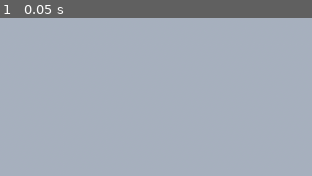
Above: before the commit, frame 1.
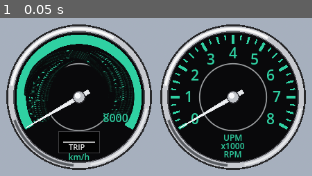
Above: after the commit, the same moment.

Repository: jandohnal/Stuttgart-speed-2026
Game: Godot game, scene res://scenes/main.tscn
Same seed, same stepped clock (60 frames per second), same inputs: the game is played once before the commit and once after it.
Inputs:
- Up to frame 1 (0.05 s): no input

The runs differ from the first frame. In frame 1, 67% of the frame differs, in the area x 1-99%, y 3-97%.

Commit message:
Fix sinking body, add round gauges and smooth engine speed on shifts
Suspension: wheel rays are cast every tick from the current transform (the
RayCast3D result was two ticks old, so at speed the contact lay behind the
wheel and the body sank to the road). Springs are preloaded to the model's
ride height (1.7 Hz, 8 cm bump, 10 cm droop) and the body collides as the
convex hull of its meshes without the wheels.

HUD: procedurally drawn rev counter and speedometer (gauge.gd) with scales
from the car data; engine speed now follows a clutch curve during shifts.
The drive test reports suspension travel, bump stop time and gear shifts.

Co-Authored-By: Claude Opus 5.5 <noreply@anthropic.com>

Diff:
--- a/game/scripts/car.gd
+++ b/game/scripts/car.gd
@@ -12,11 +12,13 @@
 const GRAVITY := 9.81
 const AIR_DENSITY := 1.225
 
-@export var suspension_travel := 0.12  ## m up and down from the design ride height
+@export var bump_travel := 0.08  ## m the wheel can move up from the model's ride height
+@export var droop_travel := 0.10  ## m the wheel can drop below it
+@export var ride_frequency := 1.7  ## Hz, sets the spring rate; springs are preloaded to the model's ride height
 @export var damping_ratio := 0.35
 @export var anti_roll_front := 1.0  ## anti-roll bar stiffness relative to the spring rate
 @export var anti_roll_rear := 0.3  ## 356: front bar only, rear swing axle without one
-@export var bump_stop_rate := 10.0  ## stiffness multiplier in the last 10 % of travel
+@export var bump_stop_rate := 10.0  ## stiffness multiplier in the last 25 % of bump travel
 @export var grip := 1.0  ## multiplier on the friction coefficient derived from .sim 0x0F4
 @export var grip_base := 0.444  ## mu = grip_base + grip_per_sim * 0x0F4 (356 A 1.15 -> 0.85, 2.0 -> 1.15)
 @export var grip_per_sim := 0.353
@@ -36,6 +38,9 @@
 @export var drivetrain_efficiency := 0.85
 @export var drag_area := 0.6  ## Cd * frontal area, m2 (356: ~0.37 * 1.6)
 @export var shift_time := 0.35  ## s without drive while shifting
+@export var rev_drop_rate := 2500.0  ## rpm/s, engine falling off throttle with the clutch open
+@export var rev_rise_rate := 6000.0  ## rpm/s, throttle blip on a downshift
+@export var clutch_sync_rate := 6000.0  ## rpm/s, engine pulled to the new gear as the clutch closes
 
 var params: Dictionary = {}
 var wheels: Array[Wheel] = []
@@ -64,6 +69,7 @@
 
 var _shift_timer := 0.0
 var _since_shift := 10.0
+var _clutch_slipping := false  ## engine still being pulled to the new gear after a shift
 var _last_velocity := Vector3.ZERO
 
 
@@ -112,7 +118,7 @@
 	var unknown: Dictionary = params.get("unknown", {})
 	mu = (grip_base + grip_per_sim * float(unknown.get("0x0F4", 1.15))) * grip
 	engine_inertia = float(unknown.get("0x058", 90.0)) / 1000.0
-	spring_rate = mass * GRAVITY / 4.0 / suspension_travel
+	spring_rate = mass / 4.0 * pow(TAU * ride_frequency, 2.0)
 	damper_rate = 2.0 * damping_ratio * sqrt(spring_rate * mass / 4.0)
 	if model != null:
 		add_child(model)
@@ -134,6 +140,8 @@
 	global_transform = xf
 	gear = 1
 	steer = 0.0
+	_shift_timer = 0.0
+	_clutch_slipping = false
 	for w in wheels:
 		w.omega = 0.0
 
@@ -150,25 +158,37 @@
 	return xf
 
 
+## Body collision: convex hull of the body meshes (wheels excluded, they are rays), so the
+## rounded corners and the real sill height (356: 0.19 m) are kept.
 func _build_collision(model: Node3D) -> void:
-	var box := AABB()
-	var first := true
+	var points := PackedVector3Array()
 	for child in model.find_children("*", "MeshInstance3D", true, false):
 		var mi := child as MeshInstance3D
-		var b := _relative_transform(mi, model) * mi.get_aabb()
-		box = b if first else box.merge(b)
-		first = false
-	if first:
-		box = AABB(Vector3(-0.8, 0.0, -2.0), Vector3(1.6, 1.3, 4.0))
-	# Keep the body box above the wheels' contact patch so only the rays touch the road.
-	var bottom := maxf(box.position.y, wheel_radius * 1.1)
-	var top := box.end.y
-	var shape := BoxShape3D.new()
-	shape.size = Vector3(box.size.x, top - bottom, box.size.z)
+		if _is_wheel_part(mi.name) or mi.mesh == null:
+			continue
+		var xf := _relative_transform(mi, model)
+		for surface in mi.mesh.get_surface_count():
+			var arrays := mi.mesh.surface_get_arrays(surface)
+			for p: Vector3 in arrays[Mesh.ARRAY_VERTEX]:
+				points.append(xf * p)
 	var col := CollisionShape3D.new()
-	col.shape = shape
-	col.position = Vector3(box.get_center().x, (top + bottom) / 2.0, box.get_center().z)
+	if points.is_empty():
+		var box := BoxShape3D.new()
+		box.size = Vector3(1.6, 1.0, 4.0)
+		col.shape = box
+		col.position = Vector3(0.0, 0.7, 0.0)
+	else:
+		var hull := ConvexPolygonShape3D.new()
+		hull.points = points
+		col.shape = hull
 	add_child(col)
+
+
+func _is_wheel_part(node_name: String) -> bool:
+	for prefix in ["WheelFront", "WheelRear", "WheelShadow", "Tread"]:
+		if node_name.begins_with(prefix):
+			return true
+	return false
 
 
 func _find_wheels(model: Node3D) -> void:
@@ -200,8 +220,8 @@
 	w.center = center
 	w.front = front
 	w.ray = RayCast3D.new()
-	w.ray.position = center + Vector3.UP * suspension_travel
-	w.ray.target_position = Vector3.DOWN * (2.0 * suspension_travel + wheel_radius)
+	w.ray.position = center + Vector3.UP * bump_travel
+	w.ray.target_position = Vector3.DOWN * (bump_travel + droop_travel + wheel_radius)
 	add_child(w.ray)
 	wheels.append(w)
 	return w
@@ -323,25 +343,42 @@
 			driven += 1
 	if driven > 0:
 		omega /= driven
-	rpm = absf(omega * _gear_ratio() * final_drive) * 60.0 / TAU
+	var wheel_rpm := absf(omega * _gear_ratio() * final_drive) * 60.0 / TAU
 	_since_shift += delta
 	if gear > 0 and _shift_timer <= 0.0 and _since_shift > 1.0:
 		var ratio := gear_ratios[gear - 1]
 		if gear < gear_ratios.size():
 			# Up when the next gear gives at least as much wheel torque (or at the limiter).
 			var next := gear_ratios[gear]
-			if rpm > redline * 0.95 or (rpm > redline * 0.6 and throttle > 0.5
-					and _torque_at(rpm * next / ratio) * next >= _torque_at(rpm) * ratio):
+			if wheel_rpm > redline * 0.95 or (wheel_rpm > redline * 0.6 and throttle > 0.5
+					and _torque_at(wheel_rpm * next / ratio) * next >= _torque_at(wheel_rpm) * ratio):
 				_shift(gear + 1)
-		if gear > 1 and _shift_timer <= 0.0 and rpm < redline * 0.5 \
-				and rpm * gear_ratios[gear - 2] / ratio < redline * 0.8:
+		if gear > 1 and _shift_timer <= 0.0 and wheel_rpm < redline * 0.5 \
+				and wheel_rpm * gear_ratios[gear - 2] / ratio < redline * 0.8:
 			_shift(gear - 1)
-	rpm = clampf(rpm, IDLE_RPM, redline)
+		if _shift_timer > 0.0:
+			wheel_rpm *= _gear_ratio() / ratio  # the gear just selected
+	_update_engine_speed(delta, clampf(wheel_rpm, IDLE_RPM, redline))
+
+
+## Engine speed. Locked to the driven wheels while the clutch is engaged; during a shift the
+## clutch is open and the engine falls off throttle (upshift) or is blipped up (downshift)
+## towards the new gear's speed, then the closing clutch pulls it the rest of the way.
+func _update_engine_speed(delta: float, target: float) -> void:
+	if _shift_timer > 0.0:
+		var rate := rev_drop_rate if target < rpm else rev_rise_rate
+		rpm = move_toward(rpm, target, rate * delta)
+	elif _clutch_slipping:
+		rpm = move_toward(rpm, target, clutch_sync_rate * delta)
+		_clutch_slipping = absf(rpm - target) > 1.0
+	else:
+		rpm = target
 
 
 func _shift(to: int) -> void:
 	gear = to
 	_shift_timer = shift_time
+	_clutch_slipping = true
 	_since_shift = 0.0
 
 
@@ -362,6 +399,9 @@
 
 
 func _update_contact(w: Wheel, delta: float) -> void:
+	# Cast now, from the current body transform: the node's own result is a couple of physics
+	# ticks old, which at speed put the contact behind the wheel and let the body sink.
+	w.ray.force_raycast_update()
 	w.contact = w.ray.is_colliding()
 	if not w.contact:
 		w.compression = 0.0
@@ -369,7 +409,7 @@
 		return
 	w.point = w.ray.get_collision_point()
 	w.normal = w.ray.get_collision_normal()
-	var compression := 2.0 * suspension_travel + wheel_radius - w.ray.global_position.distance_to(w.point)
+	var compression := bump_travel + droop_travel + wheel_radius - w.ray.global_position.distance_to(w.point)
 	w.compression_speed = (compression - w.compression) / delta
 	w.compression = compression
 
@@ -390,10 +430,12 @@
 		w.spin = fmod(w.spin + w.omega * delta, TAU)
 		_update_visual(w)
 		return
-	var wheel_load := spring_rate * w.compression + damper_rate * w.compression_speed
-	var stop_start := 2.0 * suspension_travel * 0.9
-	if w.compression > stop_start:
-		wheel_load += spring_rate * bump_stop_rate * (w.compression - stop_start)
+	# Preloaded spring: carries a quarter of the weight at the model's ride height (lift 0).
+	var lift := w.compression - droop_travel
+	var wheel_load := mass * GRAVITY / 4.0 + spring_rate * lift + damper_rate * w.compression_speed
+	var stop_start := bump_travel * 0.75
+	if lift > stop_start:
+		wheel_load += spring_rate * bump_stop_rate * (lift - stop_start)
 	if w.partner != null:
 		var bar := anti_roll_front if w.front else anti_roll_rear
 		wheel_load += spring_rate * bar * (w.compression - w.partner.compression)
@@ -453,7 +495,7 @@
 
 
 func _update_visual(w: Wheel) -> void:
-	var lift := w.compression - suspension_travel
+	var lift := w.compression - droop_travel
 	var steer_basis := Basis(Vector3.UP, steer if w.front else 0.0)
 	var spin_basis := Basis(Vector3.RIGHT, -w.spin)
 	for i in w.visuals.size():
--- /dev/null
+++ b/game/scripts/gauge.gd
@@ -0,0 +1,209 @@
+class_name Gauge
+extends Control
+## Round analogue dial in a classic style: chrome bezel, black face, teal scale with a fan of
+## concentric arcs, red hatched zone, grey inner circle, silver needle. Drawn procedurally,
+## scales with the control size. The needle follows `value` as a damped spring.
+
+const TEAL := Color("2fd0a2")
+const RED := Color("e0352f")
+const RING_GREY := Color(0.62, 0.63, 0.64)
+const FACE := Color(0.035, 0.038, 0.042)
+const START_ANGLE := deg_to_rad(150.0)  ## value 0, lower left (screen angles, clockwise from +x)
+const SWEEP := deg_to_rad(240.0)
+
+@export var max_value := 8000.0:
+	set(v):
+		max_value = v
+		queue_redraw()
+@export var major_step := 1000.0:  ## numbered, long ticks
+	set(v):
+		major_step = v
+		queue_redraw()
+@export var minor_divisions := 4:  ## ticks per major step; with an even count the middle one is longer
+	set(v):
+		minor_divisions = v
+		queue_redraw()
+@export var label_divisor := 1000.0:  ## scale numbers are value / label_divisor
+	set(v):
+		label_divisor = v
+		queue_redraw()
+@export var band_from := INF:  ## fan of concentric arcs between these values, INF for none
+	set(v):
+		band_from = v
+		queue_redraw()
+@export var band_to := INF:
+	set(v):
+		band_to = v
+		queue_redraw()
+@export var band_lines := 8
+@export var red_from := INF:  ## start of the red hatched zone, INF for none
+	set(v):
+		red_from = v
+		queue_redraw()
+@export var red_to := INF:
+	set(v):
+		red_to = v
+		queue_redraw()
+@export_multiline var caption := "":
+	set(v):
+		caption = v
+		queue_redraw()
+@export var sub_text := "":  ## small boxed readout in the lower half (gear)
+	set(v):
+		if v != sub_text:
+			sub_text = v
+			queue_redraw()
+@export var odometer := false  ## draw the odometer window with odo_text and trip_text
+@export var odo_text := "":
+	set(v):
+		if v != odo_text:
+			odo_text = v
+			queue_redraw()
+@export var trip_text := "":
+	set(v):
+		if v != trip_text:
+			trip_text = v
+			queue_redraw()
+@export var value := 0.0  ## target; the needle follows it with some inertia
+@export var needle_frequency := 12.0  ## rad/s, natural frequency of the damped needle (0 = instant)
+@export var needle_damping := 0.85  ## below 1 the needle overshoots slightly, like a real one
+
+var _needle := 0.0
+var _needle_velocity := 0.0
+var _drawn := 0.0
+var _font: Font
+
+
+func _ready() -> void:
+	var f := SystemFont.new()
+	f.font_names = PackedStringArray(["DIN Alternate", "Futura", "Helvetica Neue", "Arial"])
+	f.font_weight = 700
+	_font = f
+
+
+func _process(delta: float) -> void:
+	if needle_frequency <= 0.0:
+		_needle = value
+		_needle_velocity = 0.0
+	else:
+		# Spring-damper, substepped so a long frame stays stable.
+		var steps := ceili(delta * needle_frequency * 4.0)
+		var h := delta / maxi(steps, 1)
+		for i in steps:
+			var accel := needle_frequency * needle_frequency * (value - _needle) \
+					- 2.0 * needle_damping * needle_frequency * _needle_velocity
+			_needle_velocity += accel * h
+			_needle += _needle_velocity * h
+	if absf(_needle - _drawn) > max_value * 1e-4:
+		queue_redraw()
+
+
+func _angle(v: float) -> float:
+	return START_ANGLE + SWEEP * clampf(v / max_value, 0.0, 1.0)
+
+
+func _dir(v: float) -> Vector2:
+	return Vector2.from_angle(_angle(v))
+
+
+func _centered(text: String, pos: Vector2, font_size: int, color: Color, outline := 0) -> void:
+	var ts := _font.get_string_size(text, HORIZONTAL_ALIGNMENT_LEFT, -1, font_size)
+	var p := pos + Vector2(-ts.x * 0.5, font_size * 0.36)
+	if outline > 0:
+		draw_string_outline(_font, p, text, HORIZONTAL_ALIGNMENT_LEFT, -1, font_size, outline, FACE)
+	draw_string(_font, p, text, HORIZONTAL_ALIGNMENT_LEFT, -1, font_size, color)
+
+
+func _draw() -> void:
+	if _font == null:
+		_font = ThemeDB.fallback_font
+	var c := size * 0.5
+	var r := minf(size.x, size.y) * 0.5
+	var line := maxf(1.0, r * 0.012)
+
+	# Chrome bezel: dark edge, bright polished ring with highlights, shadowed lip.
+	draw_circle(c, r, Color(0.16, 0.16, 0.17))
+	draw_circle(c, r * 0.975, Color(0.78, 0.79, 0.81))
+	draw_arc(c, r * 0.94, deg_to_rad(190), deg_to_rad(300), 32, Color(1, 1, 1, 0.9), r * 0.035, true)
+	draw_arc(c, r * 0.94, deg_to_rad(10), deg_to_rad(80), 24, Color(1, 1, 1, 0.6), r * 0.03, true)
+	draw_arc(c, r * 0.94, deg_to_rad(95), deg_to_rad(160), 24, Color(0.35, 0.36, 0.38), r * 0.035, true)
+	draw_circle(c, r * 0.905, Color(0.3, 0.3, 0.32))
+	draw_circle(c, r * 0.89, FACE)
+
+	# Fan of concentric arcs; the ends step inwards so the band has slanted edges.
+	if band_from < band_to:
+		var stagger := (band_to - band_from) * 0.06
+		for i in band_lines:
+			var k := float(i) / maxf(band_lines - 1, 1)  # 0 outer, 1 inner
+			var rad := lerpf(r * 0.7, r * 0.5, k)
+			draw_arc(c, rad, _angle(band_from + stagger * k), _angle(band_to - stagger * k * 0.5), 48, TEAL, line * 1.3, true)
+
+	# Red zone: short radial strokes between the inner arcs and the ticks.
+	if red_from < red_to:
+		var strokes := 7
+		for i in strokes:
+			var d := _dir(lerpf(red_from, red_to, (i + 0.5) / strokes))
+			draw_line(c + d * r * 0.52, c + d * r * 0.7, RED, line * 1.6, true)
+
+	# Ticks.
+	var minor := major_step / maxf(1.0, minor_divisions)
+	var n := roundi(max_value / minor)
+	for i in n + 1:
+		var d := _dir(i * minor)
+		var tick_len := 0.07
+		var width := 0.02
+		if i % maxi(1, minor_divisions) == 0:
+			tick_len = 0.13
+			width = 0.04
+		elif minor_divisions % 2 == 0 and i % (minor_divisions / 2) == 0:
+			tick_len = 0.1
+			width = 0.026
+		draw_line(c + d * r * (0.86 - tick_len), c + d * r * 0.86, TEAL, r * width)
+
+	# Grey inner circle.
+	draw_arc(c, r * 0.46, 0.0, TAU, 96, RING_GREY, line * 1.2, true)
+
+	# Numbers, cut out of the arcs behind them.
+	var digits := str(roundi(max_value / label_divisor)).length()
+	var num_size := roundi(r * (0.2 if digits <= 2 else 0.15))
+	var v := 0.0
+	while v <= max_value + 0.5:
+		var label_r := 0.6 if digits <= 2 else 0.58
+		_centered(str(roundi(v / label_divisor)), c + _dir(v) * r * label_r, num_size, TEAL, roundi(r * 0.04))
+		v += major_step
+
+	# Lower half: odometer window or gear box, then caption.
+	var y := c.y + r * 0.56
+	if odometer:
+		var box := Rect2(c.x - r * 0.28, c.y + r * 0.47, r * 0.56, r * 0.3)
+		draw_rect(box, Color(0.01, 0.01, 0.01))
+		draw_rect(box, Color(0.25, 0.25, 0.26), false, line)
+		var os := roundi(r * 0.1)
+		_centered(odo_text, Vector2(c.x, box.position.y + box.size.y * 0.3), os, Color(0.92, 0.92, 0.92))
+		draw_line(Vector2(box.position.x + r * 0.06, box.get_center().y), Vector2(box.end.x - r * 0.06, box.get_center().y), Color(0.7, 0.7, 0.7), line)
+		_centered("TRIP  " + trip_text, Vector2(c.x, box.position.y + box.size.y * 0.74), os, Color(0.92, 0.92, 0.92))
+		y = box.end.y + r * 0.06
+	if sub_text != "":
+		var gs := roundi(r * 0.11)
+		var gbox := Rect2(c.x - r * 0.075, c.y + r * 0.22, r * 0.15, gs * 1.15)
+		draw_rect(gbox, TEAL, false, line)
+		_centered(sub_text, Vector2(c.x, gbox.get_center().y - gs * 0.04), gs, TEAL)
+	var cap_size := roundi(r * 0.11)
+	for text in caption.split("\n"):
+		_centered(text, Vector2(c.x, y), cap_size, TEAL)
+		y += cap_size * 1.0
+
+	# Needle: long tapered silver blade with a short tail, chrome centre dome.
+	_drawn = _needle
+	var d := _dir(_needle)
+	var side := d.orthogonal()
+	var tip := c + d * r * 0.84
+	var tail := c - d * r * 0.16
+	draw_colored_polygon(PackedVector2Array([
+		tail + side * r * 0.03, c + side * r * 0.032, tip + side * r * 0.006,
+		tip - side * r * 0.006, c - side * r * 0.032, tail - side * r * 0.03,
+	]), Color(0.9, 0.91, 0.92))
+	draw_line(c, tip, Color(1, 1, 1, 0.7), maxf(1.0, r * 0.008), true)
+	draw_circle(c, r * 0.085, Color(0.25, 0.25, 0.27))
+	draw_circle(c, r * 0.072, Color(0.75, 0.76, 0.78))
+	draw_circle(c + Vector2(-r, -r) * 0.02, r * 0.04, Color(0.97, 0.97, 0.98))
--- a/game/scripts/hud.gd
+++ b/game/scripts/hud.gd
@@ -1,18 +1,69 @@
 extends CanvasLayer
-## Minimal telemetry readout.
+## Rev counter and speedometer dials plus a small telemetry readout.
+
+const GAUGE_SIZE := 210.0
+const MARGIN := 16.0
 
 @export var car_path: NodePath
 
 @onready var car := get_node_or_null(car_path) as Car
 @onready var label: Label = $Label
 
+var rpm_gauge := Gauge.new()
+var speed_gauge := Gauge.new()
+var _scales_set := false
+var _distance_m := 0.0
 
-func _process(_delta: float) -> void:
+
+func _ready() -> void:
+	var box := HBoxContainer.new()
+	box.add_theme_constant_override("separation", 12)
+	box.set_anchors_and_offsets_preset(Control.PRESET_BOTTOM_RIGHT, Control.PRESET_MODE_MINSIZE)
+	box.grow_horizontal = Control.GROW_DIRECTION_BEGIN
+	box.grow_vertical = Control.GROW_DIRECTION_BEGIN
+	box.offset_right = -MARGIN
+	box.offset_bottom = -MARGIN
+	add_child(box)
+	for g: Gauge in [speed_gauge, rpm_gauge]:
+		g.custom_minimum_size = Vector2(GAUGE_SIZE, GAUGE_SIZE)
+		box.add_child(g)
+	rpm_gauge.caption = "UPM\nx1000\nRPM"
+	speed_gauge.caption = "km/h"
+	speed_gauge.major_step = 20.0
+	speed_gauge.minor_divisions = 4
+	speed_gauge.label_divisor = 1.0
+	speed_gauge.band_from = 40.0
+	speed_gauge.band_to = 70.0
+	speed_gauge.odometer = true
+
+
+## Scales come from the car data, which is loaded once the car is ready.
+func _set_scales() -> void:
+	rpm_gauge.max_value = ceilf(car.redline / 1000.0) * 1000.0 + 2000.0
+	rpm_gauge.red_from = car.redline
+	rpm_gauge.red_to = car.redline + 1000.0
+	rpm_gauge.band_from = roundf(car.redline / 3.0 / 500.0) * 500.0
+	rpm_gauge.band_to = car.redline
+	var top_kmh := 160.0
+	if not car.gear_ratios.is_empty():
+		var wheel_rpm := car.redline / (car.gear_ratios[-1] * car.final_drive)
+		top_kmh = maxf(top_kmh, wheel_rpm * TAU / 60.0 * car.wheel_radius * 3.6)
+	speed_gauge.max_value = ceilf(top_kmh / 20.0) * 20.0
+	_scales_set = true
+
+
+func _process(delta: float) -> void:
 	if car == null or car.telemetry.is_empty():
 		return
+	if not _scales_set:
+		_set_scales()
 	var t := car.telemetry
-	var gear_text := "R" if int(t["gear"]) == -1 else str(t["gear"])
-	label.text = "%d km/h   gear %s   %d rpm\nlat %.2f g   long %.2f g   steer %.1f°\nsteering assist %s\n" % [
-		roundi(t["speed_kmh"]), gear_text, t["rpm"], t["lat_g"], t["long_g"], t["steer_deg"],
-		"ON" if t["assist"] else "OFF",
+	rpm_gauge.value = t["rpm"]
+	speed_gauge.value = absf(t["speed_kmh"])
+	rpm_gauge.sub_text = "R" if int(t["gear"]) == -1 else str(t["gear"])
+	_distance_m += absf(float(t["speed_kmh"])) / 3.6 * delta
+	speed_gauge.odo_text = "%06d" % floori(_distance_m / 1000.0)
+	speed_gauge.trip_text = "%05d" % floori(_distance_m / 100.0)  # last digit is tenths of a km
+	label.text = "lat %.2f g   long %.2f g   steer %.1f°   steering assist %s\n" % [
+		t["lat_g"], t["long_g"], t["steer_deg"], "ON" if t["assist"] else "OFF",
 	] + "W/S throttle/brake  A/D steer  Space handbrake  R reset  F2 telemetry  F3 assist  F11 full screen"
--- a/game/tests/drive_test.gd
+++ b/game/tests/drive_test.gd
@@ -27,6 +27,12 @@
 var end_speed := 0.0
 var collisions := PackedStringArray()
 var corner_brakes := 0  ## physics ticks spent braking for corners
+var bump_stop_ticks := 0  ## physics ticks with any wheel in the bump stop
+var max_lift := -1.0  ## highest wheel position relative to the model's ride height, m
+var prev_rpm := -1.0
+var max_rpm_step := 0.0  ## largest engine speed change in one physics tick while accelerating, rpm
+var shifts := 0
+var prev_gear := 1
 
 
 func _ready() -> void:
@@ -48,6 +54,14 @@
 		var entry := "%s at %.1f s (%s, %s), %.0f km/h" % [what, t, phase, car.global_position.snapped(Vector3.ONE * 0.1), speed]
 		if collisions.size() < 10 and not collisions.has(entry) and not ",".join(collisions).contains(what):
 			collisions.append(entry)
+	if phase != "settle":
+		var on_stop := false
+		for w in car.wheels:
+			var lift: float = w.compression - car.droop_travel
+			max_lift = maxf(max_lift, lift)
+			on_stop = on_stop or lift > car.bump_travel * 0.75
+		if on_stop:
+			bump_stop_ticks += 1
 	match phase:
 		"settle":
 			if t >= SETTLE_TIME:
@@ -56,6 +70,12 @@
 				t = 0.0
 		"accelerate":
 			_steer_along_road()
+			if prev_rpm >= 0.0:
+				max_rpm_step = maxf(max_rpm_step, absf(car.rpm - prev_rpm))
+			prev_rpm = car.rpm
+			if car.gear != prev_gear:
+				shifts += 1
+				prev_gear = car.gear
 			var over := car.forward_speed - _safe_speed()
 			if over > 0.5:
 				Input.action_release("accelerate")
@@ -70,7 +90,7 @@
 					_distance_from_road(), car.global_position.y])
 				var forces := PackedStringArray()
 				for w in car.wheels:
-					forces.append("%s load %d long %d lat %d slip %.3f/%.1f°" % ["F" if w.front else "R", roundi(w.normal_load), roundi(w.force.x), roundi(w.force.y), w.slip_ratio, rad_to_deg(w.slip_angle)])
+					forces.append("%s load %d long %d lat %d slip %.3f/%.1f° lift %+.3f" % ["F" if w.front else "R", roundi(w.normal_load), roundi(w.force.x), roundi(w.force.y), w.slip_ratio, rad_to_deg(w.slip_angle), w.compression - car.droop_travel])
 				print("      ", " | ".join(forces), " | body contacts ", car.get_colliding_bodies().map(func(b): return b.get_parent().name))
 			top_speed = maxf(top_speed, speed)
 			max_lat_g = maxf(max_lat_g, absf(float(car.telemetry.get("lat_g", 0.0))))
@@ -156,8 +176,11 @@
 		if w.ray.is_colliding():
 			contacts += 1
 		loads.append("%d" % roundi(w.normal_load))
-	return "wheels %d, in contact %d, loads N [%s] (weight/4 = %d), height %.3f m" % [
-		car.wheels.size(), contacts, ", ".join(loads), roundi(car.mass * 9.81 / 4.0), car.global_position.y]
+	var lifts := PackedStringArray()
+	for w in car.wheels:
+		lifts.append("%+.3f" % (w.compression - car.droop_travel))
+	return "wheels %d, in contact %d, loads N [%s] (weight/4 = %d), wheel lift m [%s]" % [
+		car.wheels.size(), contacts, ", ".join(loads), roundi(car.mass * 9.81 / 4.0), ", ".join(lifts)]
 
 
 func _finish() -> void:
@@ -172,7 +195,10 @@
 	print("  settle: ", settle_report)
 	print("  0-100 km/h: %s" % ("%.1f s" % t_100 if t_100 >= 0.0 else "not reached"))
 	print("  speed after %.0f s: %.0f km/h (max %.0f), max lateral %.2f g" % [ACCEL_TIME, end_speed, top_speed, max_lat_g])
+	print("  gear shifts: %d, max engine speed change per tick %.0f rpm" % [shifts, max_rpm_step])
 	print("  braking for corners: %.1f s" % (corner_brakes / float(Engine.physics_ticks_per_second)))
+	print("  suspension: max wheel lift %.3f m of %.2f, bump stop %.1f s" % [
+		max_lift, car.bump_travel, bump_stop_ticks / float(Engine.physics_ticks_per_second)])
 	print("  body collisions: ", collisions if not collisions.is_empty() else "none")
 	print("  braking 100-0 km/h: %s" % ("%.1f m" % brake_distance if brake_distance >= 0.0 else "n/a"))
 	print("  distance from road at end: %.1f m" % _distance_from_road())
Not shown, added: game/scripts/gauge.gd.uid
Not shown, changed: docs/plan.md
